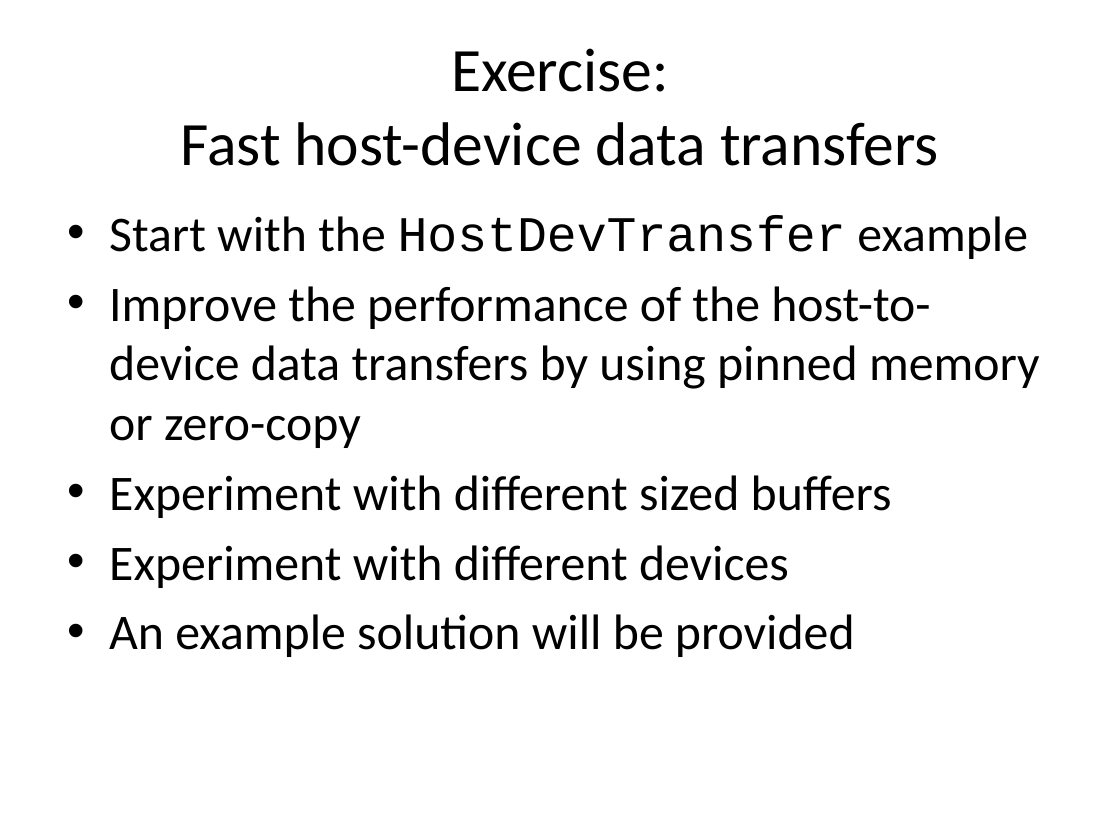
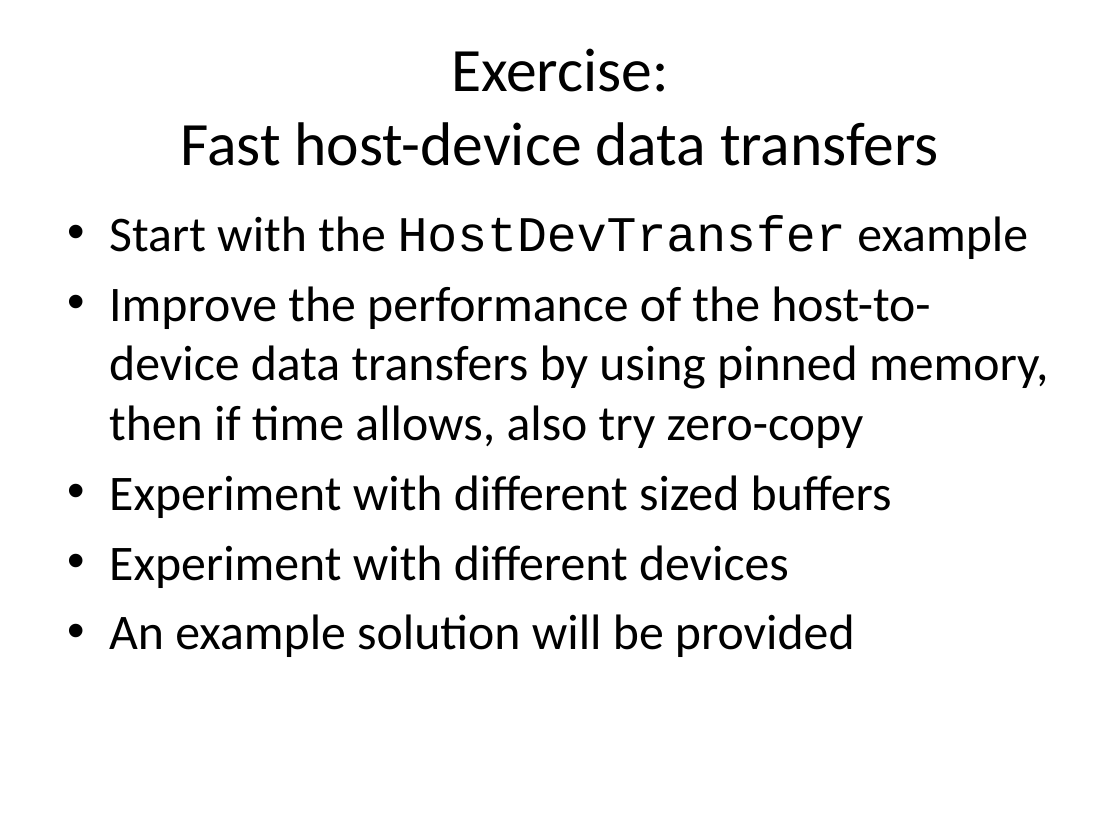
Before and after one commit to UoB-HPC/opencl-training-code, a slide deck: slide 33 of slides/advanced_part1.pptx. Drawn at 1120x840 pixels with LibreOffice and Linux fonts; fonts in the diff are those of the drawing. Boxes give left, top, right and bottom in pixels: in the first picture for what was removed or moved away, otherwise in the second. Text is boxed around its words. In the diff, an @@ line names an element or a change of style, - is before the commit and + after.

Commit message:
Part 1 updates
Minor wording improvements across several slides.

```diff
--- a/slides/advanced_part1.pptx
+++ b/slides/advanced_part1.pptx
@@ text at [109,286,1049,448]: text changed @@
-• Improve the performance of the host-to-device data transfers by using pinned memory or zero-copy
+• Improve the performance of the host-to-device data transfers by using pinned memory, then if time allows, also try zero-copy
```
Also in this commit, not shown: 12 other slides changed.
